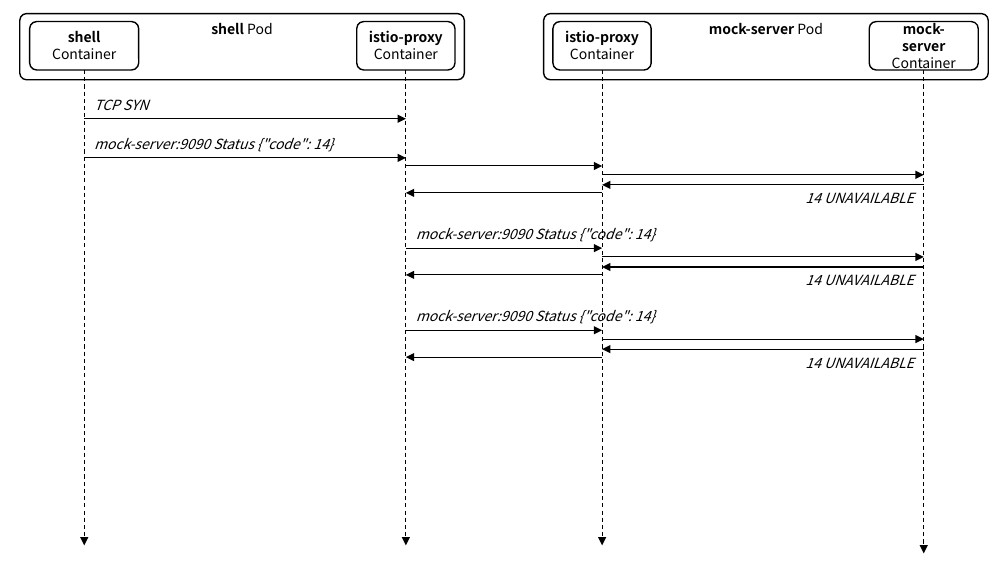
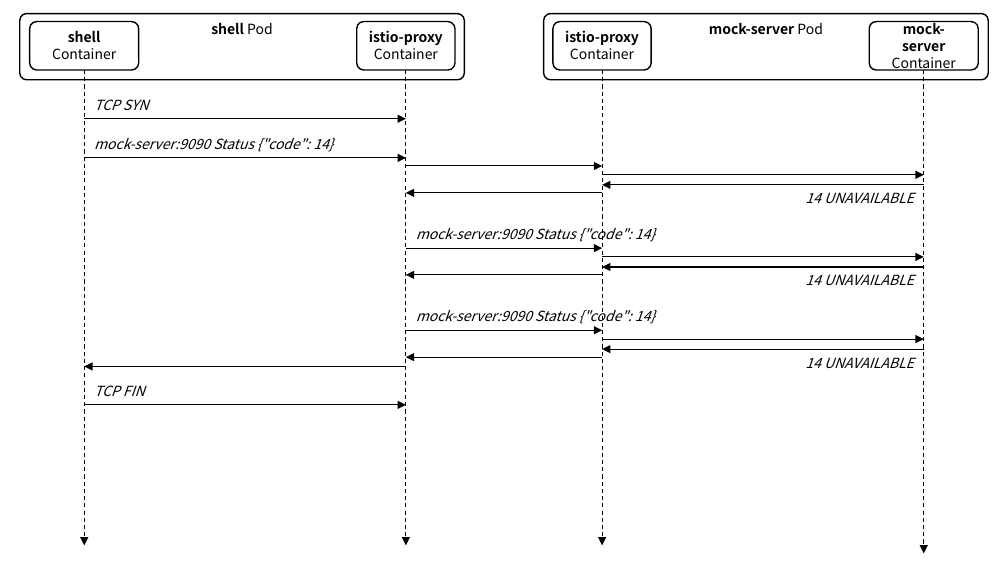
Before and after one commit to ssup2/blog-software, a slide deck: slide 24 of content/docs/theory-analysis/istio-sidecar-proxy-access-log/images/images.pptx. Drawn at 1008x567 pixels with LibreOffice and Linux fonts; fonts in the diff are those of the drawing. Boxes give left, top, right and bottom in pixels: in the first picture for what was removed or moved away, otherwise in the second. Text is boxed around its words. In the diff, an @@ line names an element or a change of style, - is before the commit and + after.

```diff
--- a/content/docs/theory-analysis/istio-sidecar-proxy-access-log/images/images.pptx
+++ b/content/docs/theory-analysis/istio-sidecar-proxy-access-log/images/images.pptx
@@ arrow added from (406, 367) to (85, 367), #000000 0.75 pt @@
@@ text added at box(94, 385, 145, 396), 10 pt, text #000000, italic @@
+TCP FIN
@@ arrow added from (85, 405) to (406, 405), #000000 0.75 pt @@
```
Also in this commit, not shown: 1 other slide changed, 2 other files.
